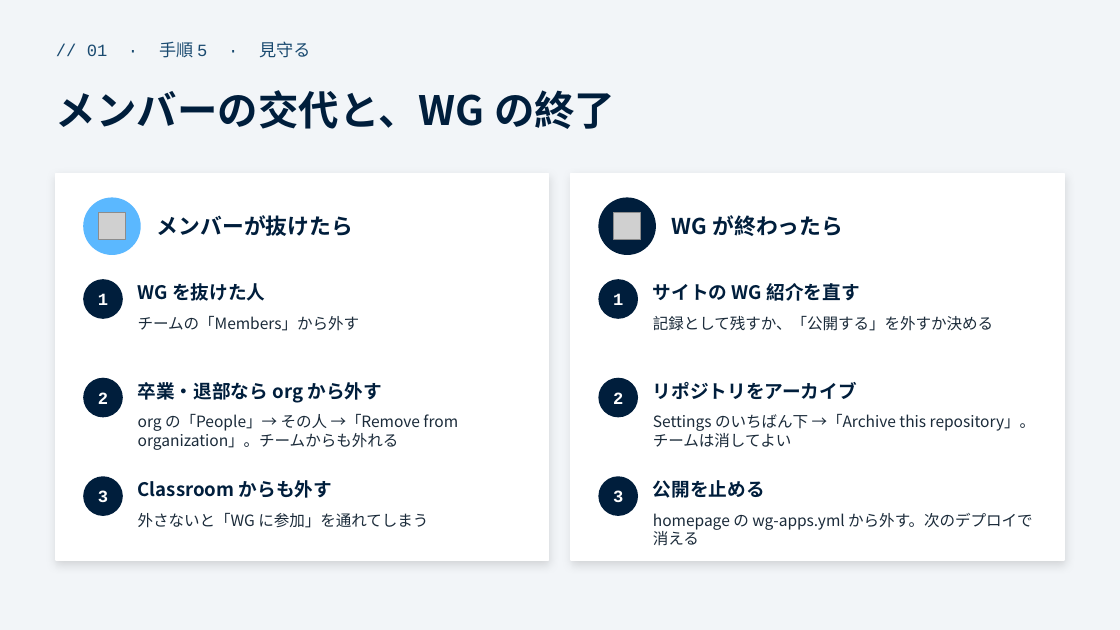
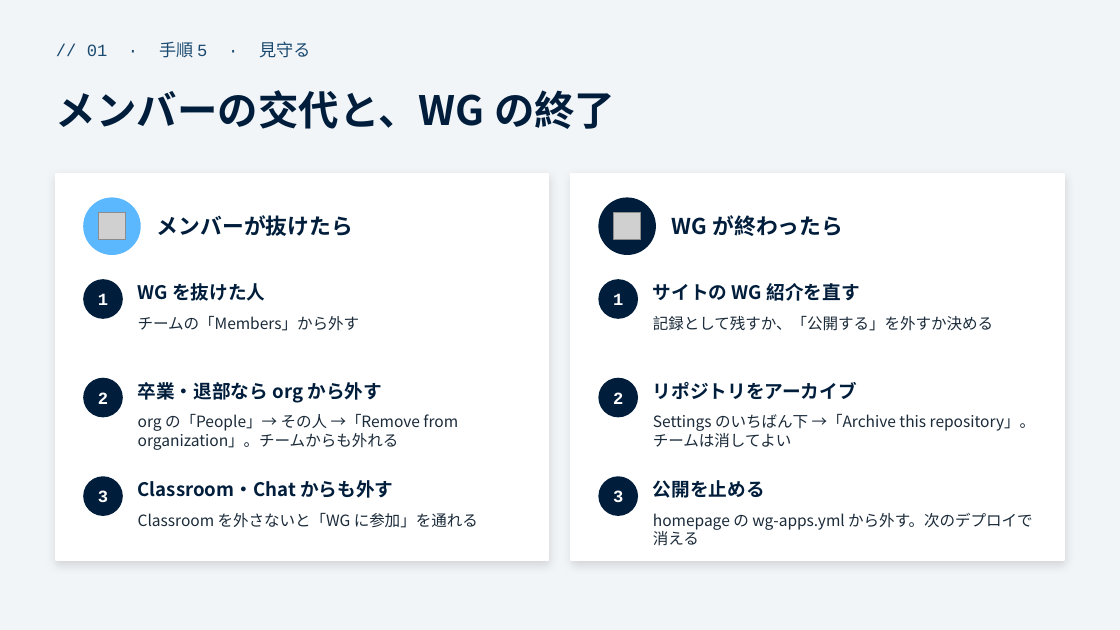
Before and after one commit to funITclub/homepage, a slide deck: slide 9 of static/guide/01_リポジトリの作り方と運用.pptx. Drawn at 1120x630 pixels with LibreOffice and Linux fonts; fonts in the diff are those of the drawing; grey boxes stand for pictures. Boxes give left, top, right and bottom in pixels: in the first picture for what was removed or moved away, otherwise in the second. Text is boxed around its words. In the diff, an @@ line names an element or a change of style, - is before the commit and + after.

```diff
--- a/static/guide/01_リポジトリの作り方と運用.pptx
+++ b/static/guide/01_リポジトリの作り方と運用.pptx
@@ text at (138, 480, 393, 498): text changed @@
-Classroom からも外す
+Classroom・Chat からも外す
@@ text at (138, 513, 478, 528): text changed @@
-外さないと「WG に参加」を通れてしまう
+Classroom を外さないと「WG に参加」を通れる
```
Also in this commit, not shown: 2 other slides changed, 5 other files.
